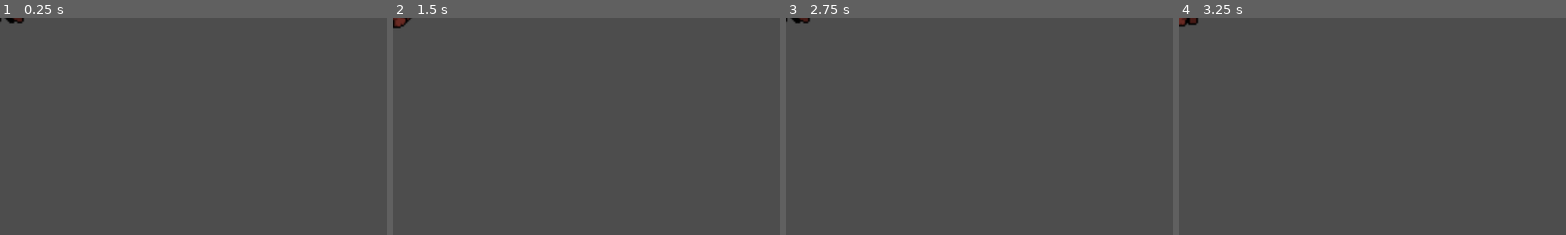
Above: before the commit, frames 1-4 (left to right).
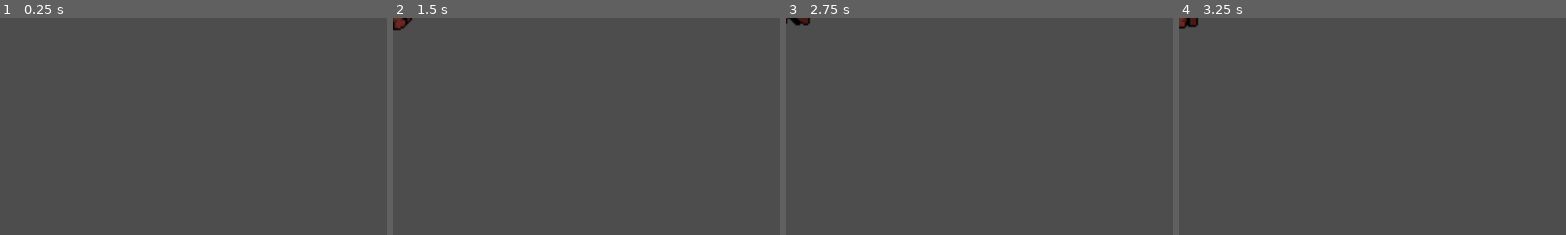
Above: after the commit, the same moments.

Repository: SleepyStudios/SummonerSurvivor
Game: Godot game, scene res://scenes/roller.tscn
Same seed, same stepped clock (60 frames per second), same inputs: the game is played once before the commit and once after it. This scene is started directly instead of the project's main scene.
Inputs (mouse positions are % of the whole screen's width and height, from its top left):
- Up to frame 1 (0.25 s): no input
- Up to frame 2 (1.5 s): move the mouse to (72, 45) at 0.52 s; hold Right (right) 0.53-1.28 s; click (72, 45) at 0.6 s; tap Enter at 1.25 s; move the mouse to (30, 55) at 1.27 s; hold Down (down) from 1.28 s (still down); click (30, 55) at 1.35 s
- Up to frame 3 (2.75 s): move the mouse to (60, 28) at 2.02 s; release Down (down) at 2.03 s; hold Right (right) from 2.03 s (still down); tap Space (dash) at 2.1 s; click (60, 28) at 2.3 s
- Up to frame 4 (3.25 s): move the mouse to (45, 70) at 2.77 s; release Right (right) at 2.78 s; hold Up (up) from 2.78 s (still down); click (45, 70) at 2.85 s
The pictures show only the part of the screen within x 0-50%, y 0-50%; the shares and areas given below are measured in that part.

The runs differ from the first frame. In frame 1, 0.1% of the frame differs, in the area x 0-7%, y 0-3%; in frame 2, 0.1%; in frame 3, 0.1%; in frame 4, less than 0.1%.
Error after the commit: Invalid access to property or key 'position' on a base object of type 'null instance'. (res://scripts/roller.gd:44)

Commit message:
summoning effect, bullets

Diff:
--- a/scenes/bomber.tscn
+++ b/scenes/bomber.tscn
@@ -146,8 +146,8 @@
 
 [node name="Bomber" type="CharacterBody2D" groups=["enemy"]]
 position = Vector2(2.08165e-12, 2.08165e-12)
-collision_layer = 2
-collision_mask = 2
+collision_layer = 32
+collision_mask = 3
 motion_mode = 1
 script = ExtResource("1_oushq")
 kill_points = 5
--- /dev/null
+++ b/scenes/enemy_bullet.tscn
@@ -0,0 +1,22 @@
+[gd_scene load_steps=4 format=3 uid="uid://vyo0hdxjqqsd"]
+
+[ext_resource type="Script" path="res://scripts/bullet.gd" id="1_g7epy"]
+[ext_resource type="Texture2D" uid="uid://c00agxmghx602" path="res://assets/enemy_bullet.png" id="2_kfi6s"]
+
+[sub_resource type="RectangleShape2D" id="RectangleShape2D_aq8m1"]
+size = Vector2(20, 12)
+
+[node name="EnemyBullet" type="StaticBody2D" groups=["player_ally"]]
+collision_layer = 0
+collision_mask = 17
+script = ExtResource("1_g7epy")
+
+[node name="CollisionShape2D" type="CollisionShape2D" parent="."]
+shape = SubResource("RectangleShape2D_aq8m1")
+
+[node name="Sprite2D" type="Sprite2D" parent="."]
+z_index = 1
+y_sort_enabled = true
+texture_filter = 1
+scale = Vector2(4, 4)
+texture = ExtResource("2_kfi6s")
--- a/scenes/bullet.tscn
+++ b/scenes/friendly_bullet.tscn
@@ -1,13 +1,16 @@
 [gd_scene load_steps=4 format=3 uid="uid://b2ki7um42351q"]
 
-[ext_resource type="Script" path="res://scripts/bullet.gd" id="1_ddqvk"]
-[ext_resource type="Texture2D" uid="uid://cp1l7f5p11g4d" path="res://assets/bullet.png" id="2_fss0c"]
+[ext_resource type="Script" path="res://scripts/bullet.gd" id="1_k6ofe"]
+[ext_resource type="Texture2D" uid="uid://bhmyk2niokqa4" path="res://assets/friendly_bullet.png" id="2_ejnkn"]
 
 [sub_resource type="RectangleShape2D" id="RectangleShape2D_aq8m1"]
 size = Vector2(20, 12)
 
-[node name="Bullet" type="StaticBody2D" groups=["player_ally"]]
-script = ExtResource("1_ddqvk")
+[node name="FriendlyBullet" type="StaticBody2D" groups=["player_ally"]]
+collision_layer = 0
+collision_mask = 33
+script = ExtResource("1_k6ofe")
+search_group = 1
 
 [node name="CollisionShape2D" type="CollisionShape2D" parent="."]
 shape = SubResource("RectangleShape2D_aq8m1")
@@ -17,4 +20,4 @@
 y_sort_enabled = true
 texture_filter = 1
 scale = Vector2(4, 4)
-texture = ExtResource("2_fss0c")
+texture = ExtResource("2_ejnkn")
--- a/scenes/main.tscn
+++ b/scenes/main.tscn
@@ -154,6 +154,7 @@
 script = ExtResource("6_lhuss")
 
 [node name="SummonTurret" parent="RadialMenu" instance=ExtResource("7_3qbdf")]
+position = Vector2(-60, -103.923)
 creature_icon = ExtResource("8_cn56n")
 
 [node name="SummonBomber" parent="RadialMenu" instance=ExtResource("7_3qbdf")]
@@ -201,8 +202,8 @@
 anchors_preset = 15
 anchor_right = 1.0
 anchor_bottom = 1.0
-offset_right = 32256.0
-offset_bottom = 18144.0
+offset_right = 34176.0
+offset_bottom = 19224.0
 grow_horizontal = 2
 grow_vertical = 2
 color = Color(0, 0, 0, 1)
--- a/scenes/player.tscn
+++ b/scenes/player.tscn
@@ -65,8 +65,9 @@
 
 [node name="Player" type="CharacterBody2D" groups=["monument_spawn_avoid", "player"]]
 z_index = 1
-collision_layer = 4
+collision_layer = 20
 collision_mask = 5
+collision_priority = 100.0
 motion_mode = 1
 script = ExtResource("1_t8i75")
 
--- a/scenes/roller.tscn
+++ b/scenes/roller.tscn
@@ -7,7 +7,7 @@
 [ext_resource type="PackedScene" uid="uid://crrnxfsllyj6p" path="res://scenes/hit_tweener.tscn" id="5_3xauq"]
 
 [sub_resource type="CircleShape2D" id="CircleShape2D_0wugd"]
-radius = 50.0
+radius = 38.0132
 
 [sub_resource type="AtlasTexture" id="AtlasTexture_6t0w3"]
 atlas = ExtResource("2_7h6a8")
@@ -73,25 +73,26 @@
 
 [node name="Roller" type="CharacterBody2D" groups=["player_ally"]]
 position = Vector2(2.08165e-12, 2.08165e-12)
-collision_layer = 2
-collision_mask = 2
+collision_layer = 0
+collision_mask = 3
 script = ExtResource("1_5aak3")
-max_health = 6
+max_health = 10
 
 [node name="CollisionShape2D" type="CollisionShape2D" parent="."]
-position = Vector2(-2.08165e-12, -28)
+z_index = 2
+position = Vector2(-2.08165e-12, -23)
 shape = SubResource("CircleShape2D_0wugd")
 
 [node name="AnimatedSprite2D" type="AnimatedSprite2D" parent="."]
 z_index = 1
 y_sort_enabled = true
-position = Vector2(-1, -35)
+position = Vector2(-1, -30)
 scale = Vector2(4, 4)
 sprite_frames = SubResource("SpriteFrames_xbvth")
 autoplay = "default"
 
 [node name="Hitbox" parent="." instance=ExtResource("4_u5ce7")]
-position = Vector2(-1, -35)
+position = Vector2(-1, -30)
 search_group = 1
 
 [node name="HealthBar" parent="Hitbox" index="0"]
--- a/scenes/slime.tscn
+++ b/scenes/slime.tscn
@@ -33,6 +33,8 @@
 
 [node name="Slime" type="CharacterBody2D" groups=["enemy"]]
 position = Vector2(2.08165e-12, 2.08165e-12)
+collision_layer = 32
+collision_mask = 3
 motion_mode = 1
 script = ExtResource("1_xfcjd")
 kill_points = 10
--- /dev/null
+++ b/scenes/summoning_effect.tscn
@@ -0,0 +1,81 @@
+[gd_scene load_steps=12 format=3 uid="uid://do4kjfir756f0"]
+
+[ext_resource type="Script" path="res://scripts/summoning_effect.gd" id="1_o8jgj"]
+[ext_resource type="Texture2D" uid="uid://b6d4y56rt5x5j" path="res://assets/summoning_effect.png" id="2_08o8e"]
+
+[sub_resource type="AtlasTexture" id="AtlasTexture_sm1er"]
+atlas = ExtResource("2_08o8e")
+region = Rect2(0, 0, 64, 64)
+
+[sub_resource type="AtlasTexture" id="AtlasTexture_3yddj"]
+atlas = ExtResource("2_08o8e")
+region = Rect2(64, 0, 64, 64)
+
+[sub_resource type="AtlasTexture" id="AtlasTexture_k4nv6"]
+atlas = ExtResource("2_08o8e")
+region = Rect2(128, 0, 64, 64)
+
+[sub_resource type="AtlasTexture" id="AtlasTexture_rw8xb"]
+atlas = ExtResource("2_08o8e")
+region = Rect2(192, 0, 64, 64)
+
+[sub_resource type="AtlasTexture" id="AtlasTexture_op320"]
+atlas = ExtResource("2_08o8e")
+region = Rect2(256, 0, 64, 64)
+
+[sub_resource type="AtlasTexture" id="AtlasTexture_6atfr"]
+atlas = ExtResource("2_08o8e")
+region = Rect2(320, 0, 64, 64)
+
+[sub_resource type="AtlasTexture" id="AtlasTexture_3v5qi"]
+atlas = ExtResource("2_08o8e")
+region = Rect2(384, 0, 64, 64)
+
+[sub_resource type="AtlasTexture" id="AtlasTexture_ibw1g"]
+atlas = ExtResource("2_08o8e")
+region = Rect2(448, 0, 64, 64)
+
+[sub_resource type="SpriteFrames" id="SpriteFrames_d1p66"]
+animations = [{
+"frames": [{
+"duration": 1.0,
+"texture": SubResource("AtlasTexture_sm1er")
+}, {
+"duration": 1.0,
+"texture": SubResource("AtlasTexture_3yddj")
+}, {
+"duration": 1.0,
+"texture": SubResource("AtlasTexture_k4nv6")
+}, {
+"duration": 1.0,
+"texture": SubResource("AtlasTexture_rw8xb")
+}, {
+"duration": 1.0,
+"texture": SubResource("AtlasTexture_op320")
+}, {
+"duration": 1.0,
+"texture": SubResource("AtlasTexture_6atfr")
+}, {
+"duration": 1.0,
+"texture": SubResource("AtlasTexture_3v5qi")
+}, {
+"duration": 1.0,
+"texture": SubResource("AtlasTexture_ibw1g")
+}],
+"loop": false,
+"name": &"default",
+"speed": 10.0
+}]
+
+[node name="SummoningEffect" type="Node2D"]
+z_index = 2
+script = ExtResource("1_o8jgj")
+
+[node name="AnimatedSprite2D" type="AnimatedSprite2D" parent="."]
+scale = Vector2(4, 4)
+sprite_frames = SubResource("SpriteFrames_d1p66")
+autoplay = "default"
+frame = 7
+frame_progress = 1.0
+
+[connection signal="animation_finished" from="AnimatedSprite2D" to="." method="_on_animated_sprite_2d_animation_finished"]
--- a/scripts/bomber.gd
+++ b/scripts/bomber.gd
@@ -34,10 +34,7 @@
 			boom_timer.start()
 	elif sprite.animation == "exploding":
 		for node in nodes_to_hit_in_explosion:
-			if node.is_in_group("player"):
-				player.on_hit()
-			elif node.is_in_group("player_ally"):
-				node.hitbox.handle_hit()
+			node.hitbox.handle_hit()
 
 		on_death()
 
--- a/scripts/bullet.gd
+++ b/scripts/bullet.gd
@@ -1,11 +1,10 @@
 class_name Bullet extends StaticBody2D
 
 var velocity: Vector2
-var search_group: Hitbox.SEARCH_GROUP
+@export var search_group: Hitbox.SEARCH_GROUP
 
-func launch(direction: Vector2, speed: float, group: Hitbox.SEARCH_GROUP):
+func launch(direction: Vector2, speed: float):
 	velocity = direction * speed
-	search_group = group
 	$Sprite2D.rotation = direction.angle()
 
 	if search_group == Hitbox.SEARCH_GROUP.PLAYER:
--- a/scripts/creature.gd
+++ b/scripts/creature.gd
@@ -46,4 +46,8 @@
 
 	if player and _can_move():
 		velocity = (player.position - position).normalized() * speed
-		move_and_slide()
+
+	if position.distance_to(player.position) < 10:
+		velocity = Vector2.ZERO
+
+	move_and_slide()
--- a/scripts/roller.gd
+++ b/scripts/roller.gd
@@ -27,11 +27,11 @@
 	sprite.play("default")
 
 func _physics_process(_delta: float) -> void:
-	if dead:
+	if dead or scale != Vector2.ONE:
 		return
 
 	if player and not target:
-		velocity = ((player.position + player_target_offset) - position).normalized() * BASE_SPEED
+		velocity = (player.position - position).normalized() * BASE_SPEED
 
 	if target and is_instance_valid(target):
 		if position.distance_to(target.position) > AGGRO_RANGE:
@@ -40,6 +40,14 @@
 			velocity = (target.position - position).normalized() * AGGRO_SPEED
 	else:
 		_reset_to_running()
+
+	if position.distance_to(target.position if target else player.position) < 32:
+		velocity = Vector2.ZERO
+		if sprite.animation == "default":
+			sprite.stop()
+	else:
+		if not sprite.is_playing():
+			sprite.play()
 
 	if velocity.x > 0:
 		sprite.flip_h = true
--- a/scripts/summon_button.gd
+++ b/scripts/summon_button.gd
@@ -8,6 +8,8 @@
 
 @onready var player: Player = $"../../Player"
 @onready var label: Label = $Label
+
+var summoning_effect_scene = preload("res://scenes/summoning_effect.tscn")
 
 var selected = false
 var disabled = false
@@ -36,9 +38,14 @@
 	if _check_disabled():
 		return
 
+	var spawn_pos = get_parent().position
+
+	var summoning_effect = summoning_effect_scene.instantiate()
+	summoning_effect.position = spawn_pos
+	player.get_parent().add_child(summoning_effect)
+
 	var creature = load("res://scenes/%s.tscn" % [creature_scene]).instantiate()
-	creature.position = get_parent().position
-
+	creature.position = spawn_pos
 	player.get_parent().add_child(creature)
 
 	player.on_creature_summoned(creature_name, cost)
--- a/scripts/summonable.gd
+++ b/scripts/summonable.gd
@@ -11,6 +11,13 @@
 func _ready() -> void:
 	health = max_health
 	hitbox.setup(health, on_hit)
+
+	scale = Vector2.ZERO
+	modulate = Color.TRANSPARENT
+
+	var tween = get_tree().create_tween()
+	tween.tween_property(self, "modulate", Color.WHITE, 0.3).set_trans(Tween.TRANS_LINEAR)
+	tween.tween_property(self, "scale", Vector2.ONE, 0.15).set_trans(Tween.TRANS_LINEAR)
 
 func on_hit() -> void:
 	if dead:
@@ -32,5 +39,5 @@
 	dead = true
 
 	var tween = get_tree().create_tween()
-	tween.tween_property(self, "modulate", Color.TRANSPARENT, 0.6).set_trans(Tween.TRANS_LINEAR)
+	tween.tween_property(self, "modulate", Color.TRANSPARENT, 0.5).set_trans(Tween.TRANS_LINEAR)
 	tween.tween_callback(queue_free)
--- /dev/null
+++ b/scripts/summoning_effect.gd
@@ -0,0 +1,6 @@
+extends Node2D
+
+func _on_animated_sprite_2d_animation_finished() -> void:
+	var tween = get_tree().create_tween()
+	tween.tween_property($AnimatedSprite2D, "modulate", Color.TRANSPARENT, 0.3).set_trans(Tween.TRANS_LINEAR)
+	tween.tween_callback(queue_free)
--- a/scripts/turret.gd
+++ b/scripts/turret.gd
@@ -3,7 +3,7 @@
 @onready var muzzle = $Muzzle
 @onready var sprite = $AnimatedSprite2D
 
-var bullet_scene = preload("res://scenes/bullet.tscn")
+var bullet_scene = preload("res://scenes/friendly_bullet.tscn")
 
 var tmr_shoot = 0
 
@@ -23,7 +23,7 @@
 func shoot(dir: Vector2) -> void:
 	var bullet: Bullet = bullet_scene.instantiate()
 	bullet.position = muzzle.global_position
-	bullet.launch(dir.normalized(), 30, Hitbox.SEARCH_GROUP.ENEMY)
+	bullet.launch(dir.normalized(), 30)
 	get_parent().add_child(bullet)
 
 func _process(delta: float) -> void:
Binary file removed: assets/bullet.png
Binary file added: assets/enemy_bullet.png
Not shown, added: assets/enemy_bullet.png.import
Binary file added: assets/friendly_bullet.png
Not shown, changed: assets/friendly_bullet.png.import
Binary file added: assets/summoning_effect.png
Not shown, added: assets/summoning_effect.png.import
